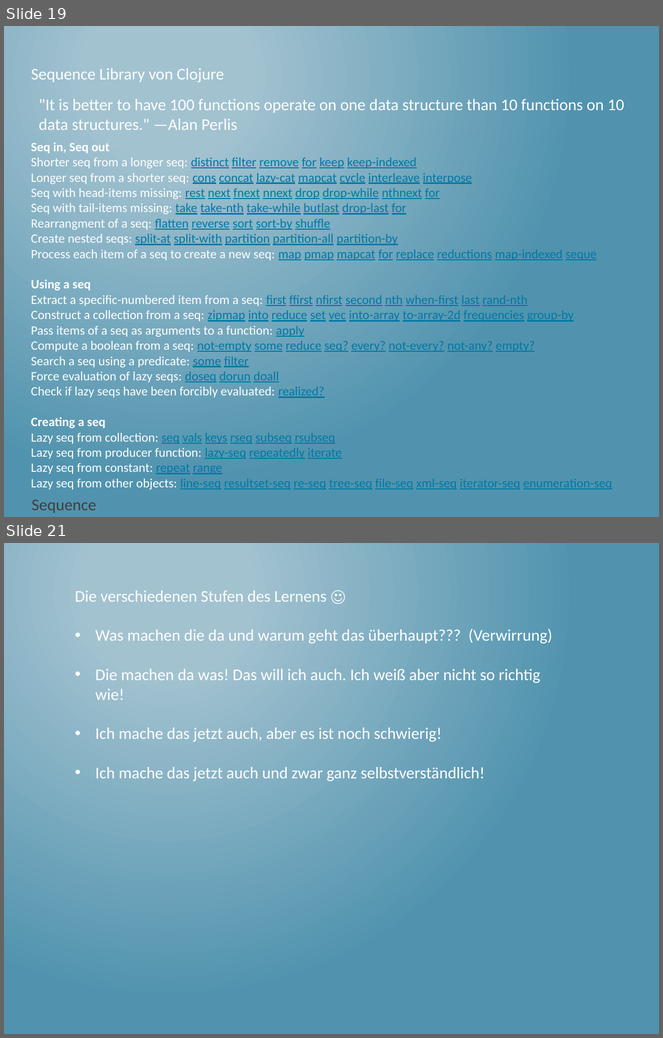
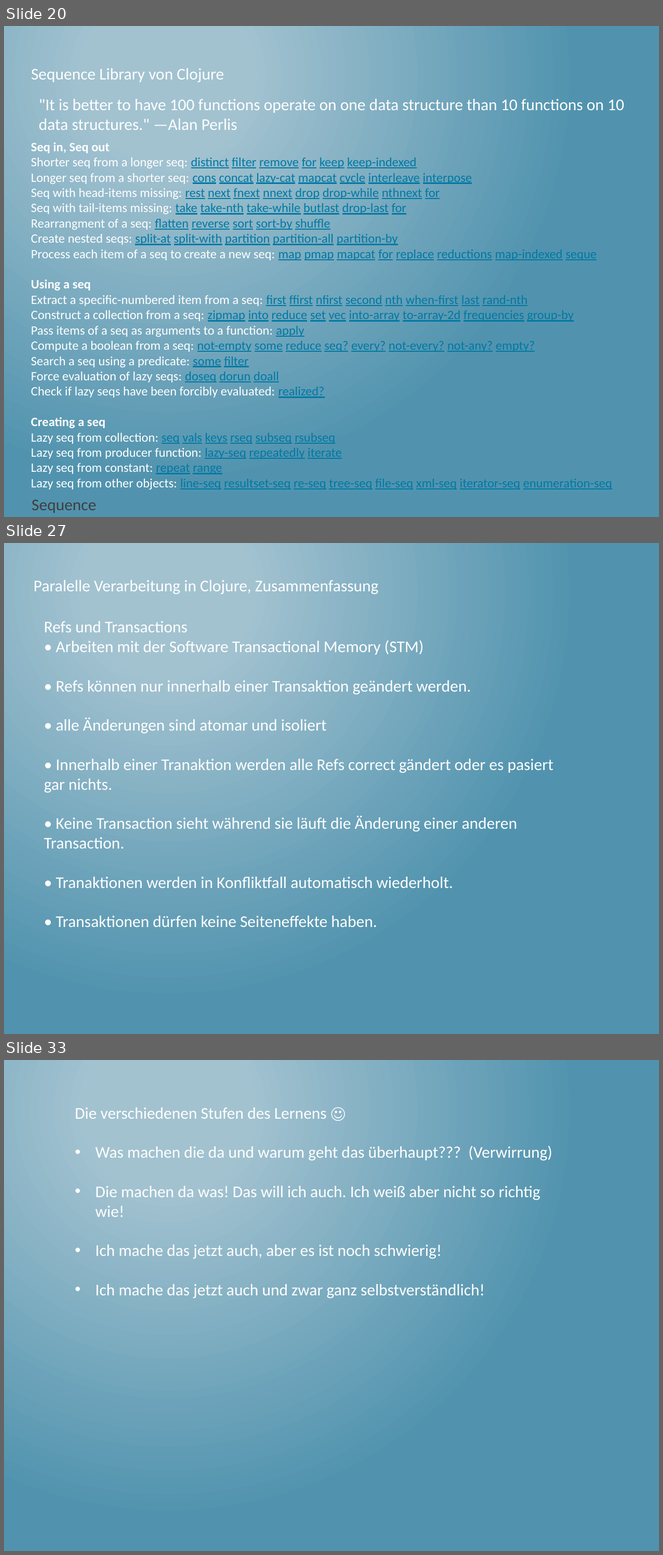
Before and after one commit to thomasschulte/ClojureUsergroupDemo, a slide deck: Clojure Vortrag .NET User Group.pptx. Shown one above the other, each under a label of ours: slides 19 and 21 before the commit, slides 20, 27 and 33 after it; the slides between them are not shown. The pictures are 663x1038 and 663x1555 pixels, drawn with LibreOffice and Linux fonts; fonts in the diff are those of the drawing. Boxes give left, top, right and bottom in pixels: in the first picture for what was removed or moved away, otherwise in the second. Text is boxed around its words. In the diff, an @@ line names an element or a change of style, - is before the commit and + after.

```diff
--- a/Clojure Vortrag .NET User Group.pptx
+++ b/Clojure Vortrag .NET User Group.pptx
@@ slide 27 added at [4, 543, 659, 1034], background gradient #A3C3D1 to #5194AF @@
@@ text added at [34, 580, 379, 594], 18 pt, text #FFFFFF @@
+Paralelle Verarbeitung in Clojure, Zusammenfassung
@@ text added at [44, 621, 554, 927], 18 pt, text #FFFFFF @@
+Refs und Transactions
+• Arbeiten mit der Software Transactional Memory (STM)
+• Refs können nur innerhalb einer Transaktion geändert werden.
+• alle Änderungen sind atomar und isoliert
+• Innerhalb einer Tranaktion werden alle Refs correct gändert oder es pasiert gar nichts.
+• Keine Transaction sieht während sie läuft die Änderung einer anderen Transaction.
+• Tranaktionen werden in Konfliktfall automatisch wiederholt.
+• Transaktionen dürfen keine Seiteneffekte haben.
@@ what was slide 19 is now slide 20 @@
@@ what was slide 21 is now slide 33 @@
```
Also in this commit, not shown: 12 other slides added, 1 slide removed, 1 other file.
